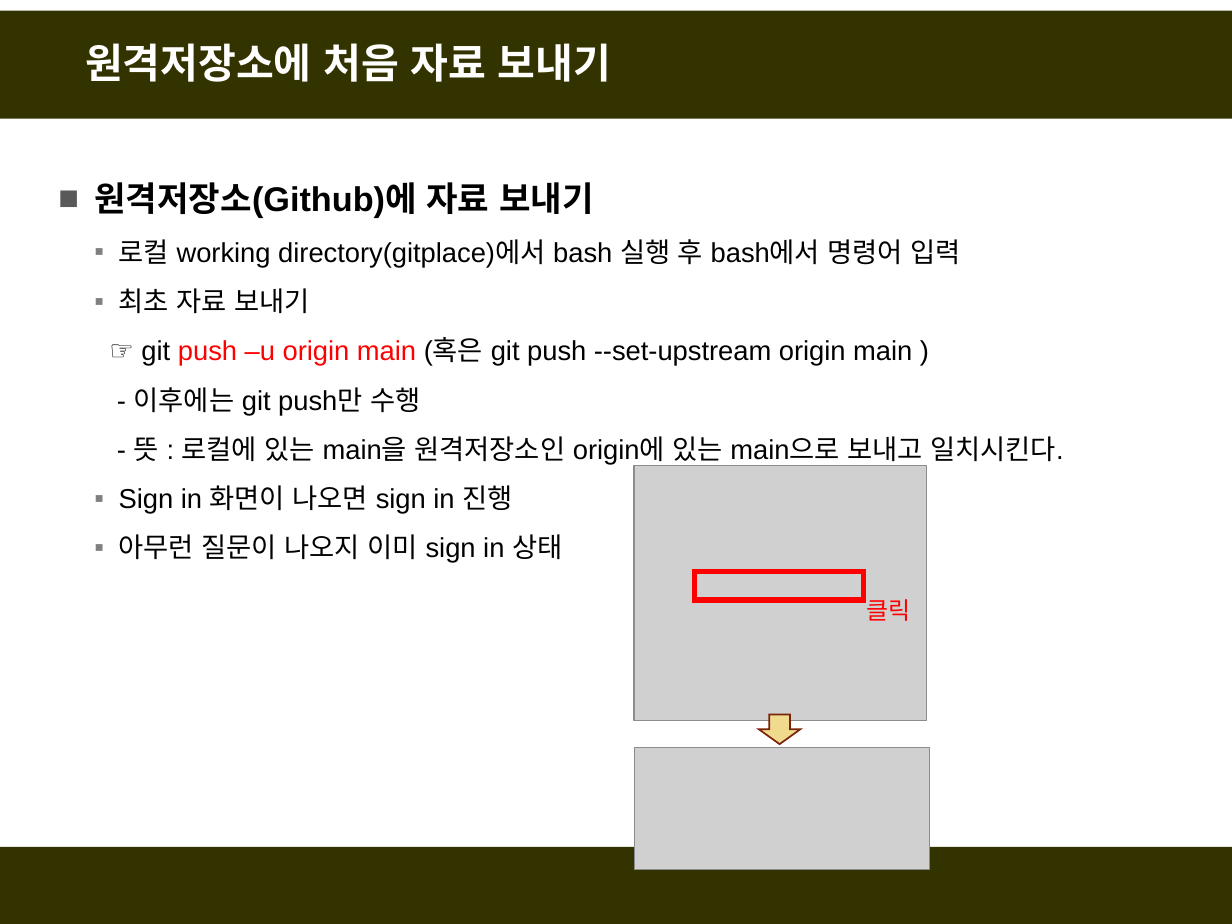
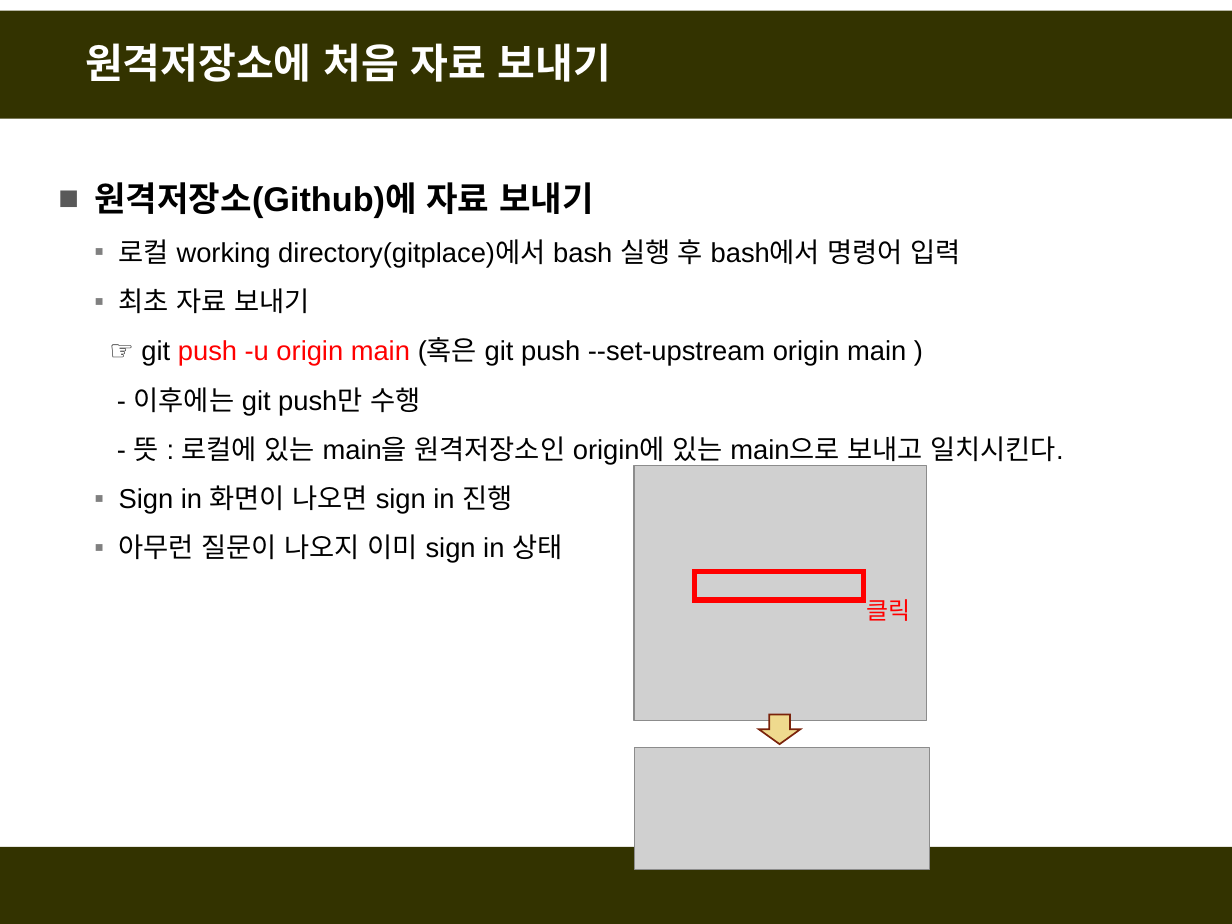
Before and after one commit to fasthill/github-lecture, a slide deck: slide 29 of git및github첫걸음2-원격저장소만들기.pptx. Drawn at 1232x924 pixels with LibreOffice and Linux fonts; fonts in the diff are those of the drawing; grey boxes stand for pictures. Boxes give left, top, right and bottom in pixels: in the first picture for what was removed or moved away, otherwise in the second. Text is boxed around its words. In the diff, an @@ line names an element or a change of style, - is before the commit and + after.

```diff
--- a/git및github첫걸음2-원격저장소만들기.pptx
+++ b/git및github첫걸음2-원격저장소만들기.pptx
@@ text at bbox=[141, 339, 906, 366]: text changed @@
-  ☞ git push –u origin main (혹은 git push --set-upstream origin main )
+  ☞ git push -u origin main (혹은 git push --set-upstream origin main )
```
Also in this commit, not shown: 7 other slides changed.
